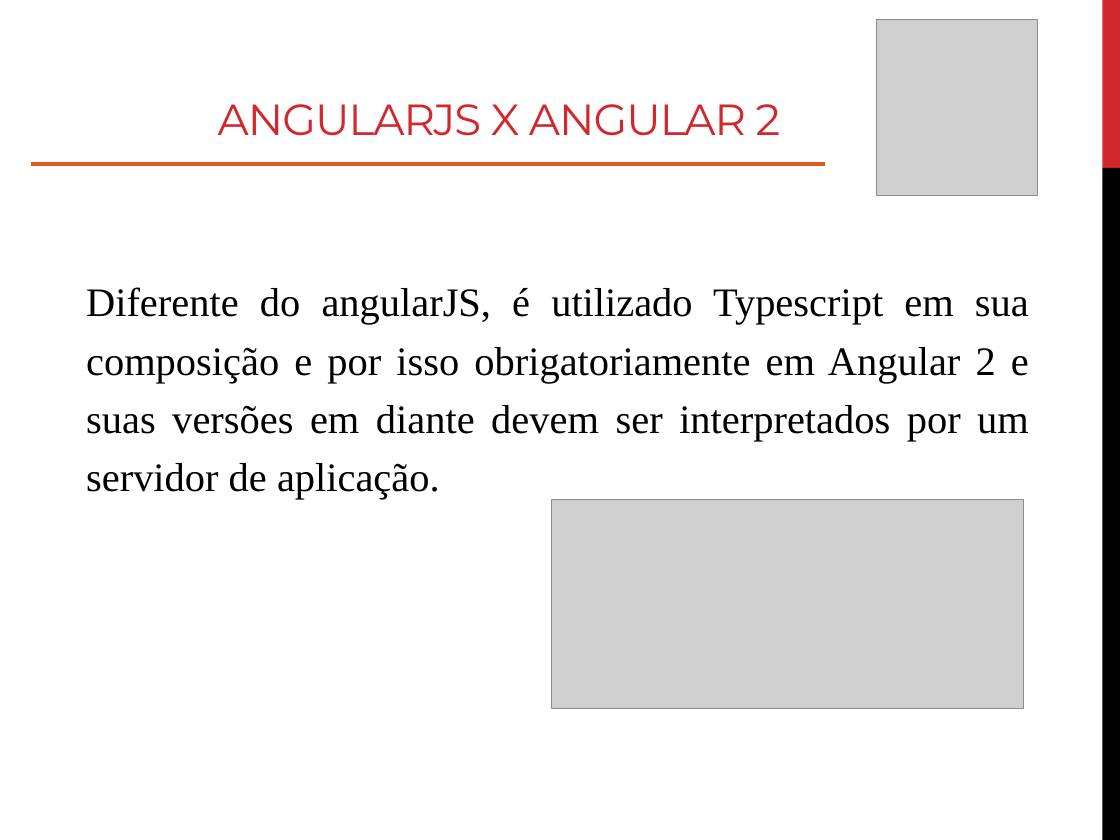
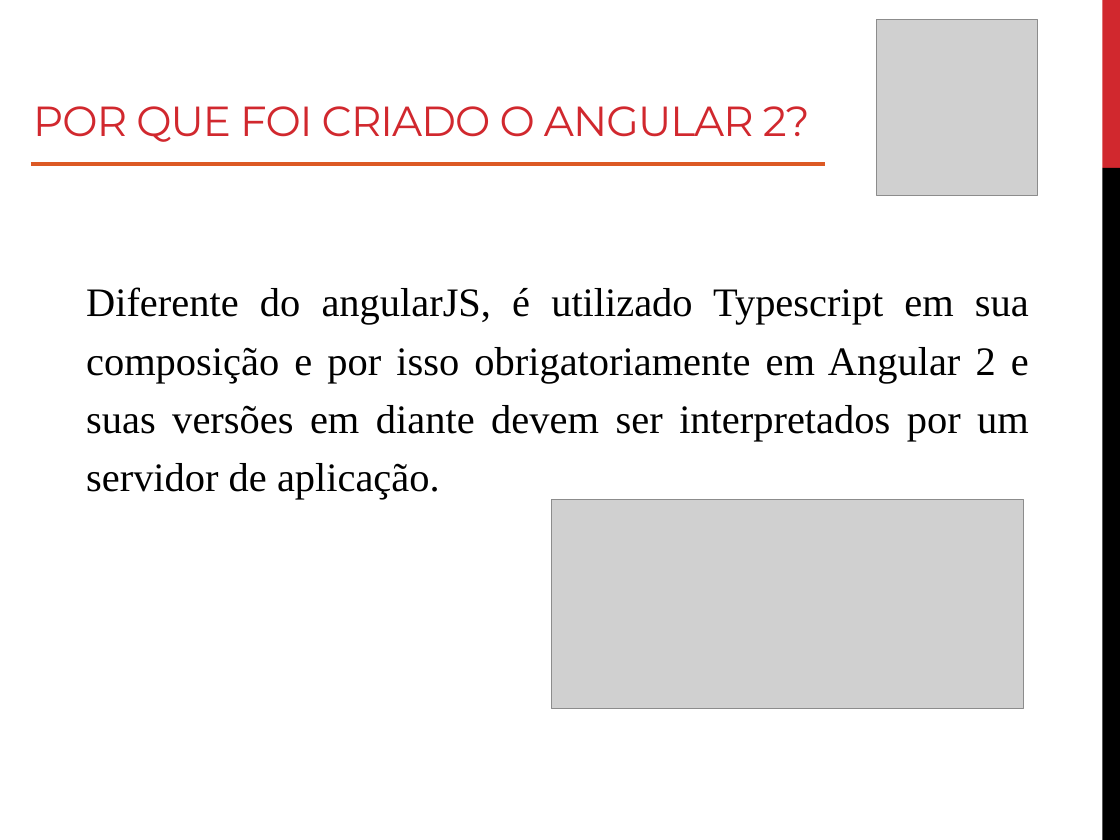
Before and after one commit to roney-amorim/workshop-angular, a slide deck: slide 8 of Módulo 1/Modulo 1.pptx. Drawn at 1120x840 pixels with LibreOffice and Linux fonts; fonts in the diff are those of the drawing; grey boxes stand for pictures. Boxes give left, top, right and bottom in pixels: in the first picture for what was removed or moved away, otherwise in the second. Text is boxed around its words. In the diff, an @@ line names an element or a change of style, - is before the commit and + after.

```diff
--- a/Módulo 1/Modulo 1.pptx
+++ b/Módulo 1/Modulo 1.pptx
@@ title at box(33, 106, 810, 142): text changed; size 28 to 27 pt @@
-ANGULARJS X ANGULAR 2
+POR QUE FOI CRIADO O ANGULAR 2?
```
Also in this commit, not shown: 2 other slides changed.
